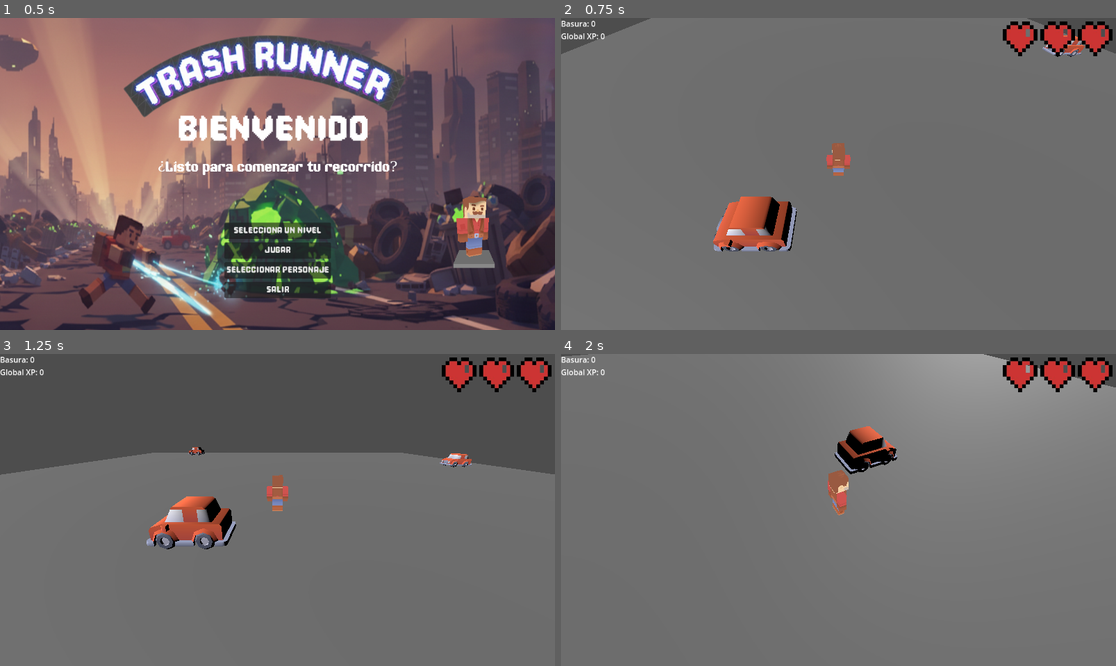
Above: before the commit, frames 1-4 (two rows, left to right).
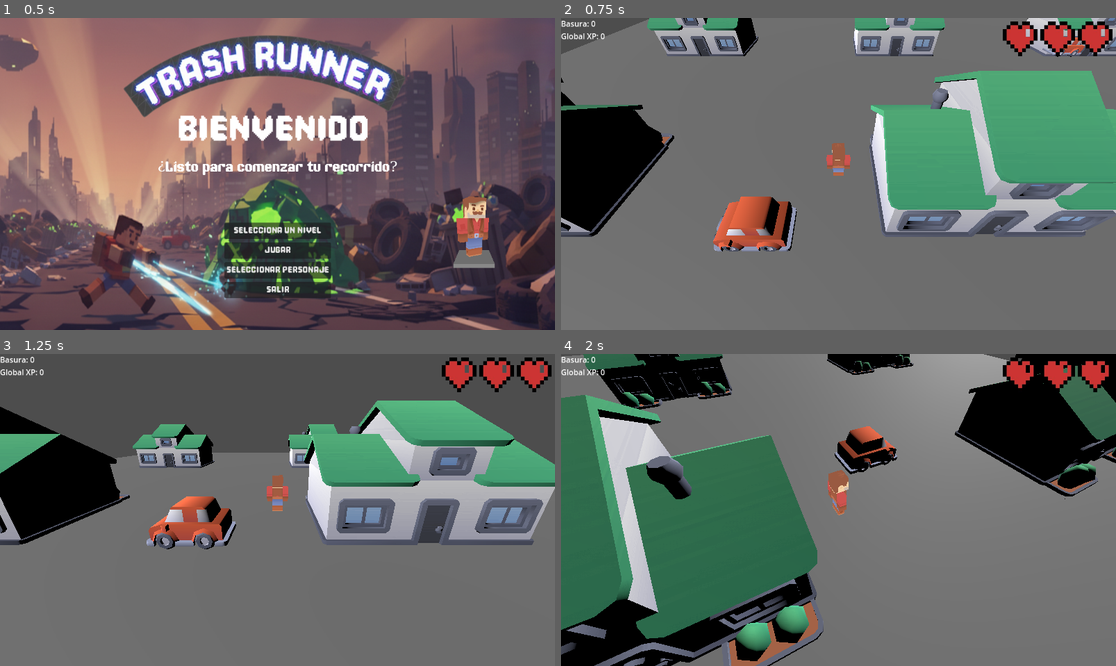
Above: after the commit, the same moments.

Repository: Ilesandres/game-recolections
Game: Godot game, scene res://src/UI/MainMenu.tscn
The game is run twice, just before and just after one commit, with the same random seed, the same clock (stepped at 60 frames per second) and the same inputs.
Inputs:
- Up to frame 1 (0.5 s): no input
- Up to frame 2 (0.75 s): click "Jugar" at 0.5 s
- Up to frame 3 (1.25 s): no input
- Up to frame 4 (2 s): hold Right (ui_right) from 1.28 s (still down)

Frame 1 is identical in both runs. In frame 2, 30% of the frame differs, in the area x 0-100%, y 0-71%; in frame 3, 25%; in frame 4, 44%, in the area x 0-100%, y 0-100%.

Commit message:
agregar casas al mapa

Diff:
--- a/project.godot
+++ b/project.godot
@@ -79,3 +79,4 @@
 3d_physics/layer_2="World"
 3d_physics/layer_3="Mobs"
 3d_physics/layer_4="enemies"
+3d_physics/layer_5="SolidObstacles"
--- a/scenes/Player.tscn
+++ b/scenes/Player.tscn
@@ -6,7 +6,7 @@
 [sub_resource type="BoxShape3D" id="BoxShape3D_p0vlq"]
 
 [node name="Player" type="CharacterBody3D"]
-collision_mask = 14
+collision_mask = 30
 script = ExtResource("1_p0vlq")
 
 [node name="CollisionShape3D" type="CollisionShape3D" parent="."]
--- a/scenes/world/chunk_template.tscn
+++ b/scenes/world/chunk_template.tscn
@@ -1,4 +1,6 @@
-[gd_scene load_steps=5 format=3 uid="uid://bpdqgn40dhdh2"]
+[gd_scene load_steps=6 format=3 uid="uid://bpdqgn40dhdh2"]
+
+[ext_resource type="PackedScene" uid="uid://ddpnbjiiyufqc" path="res://scenes/world/map/casa-tipo-a.tscn" id="1_g7200"]
 
 [sub_resource type="BoxMesh" id="BoxMesh_ivbto"]
 size = Vector3(30, 0.5, 60)
@@ -62,3 +64,6 @@
 
 [node name="Point10" type="Marker3D" parent="ObstaclePoints"]
 transform = Transform3D(1, 0, 0, 0, 1, 0, 0, 0, 1, 0.396, 0, 4.502)
+
+[node name="building-type-a2" parent="." instance=ExtResource("1_g7200")]
+transform = Transform3D(10, 0, 0, 0, 10, 0, 0, 0, 10, 8.882805, 0, 0)
